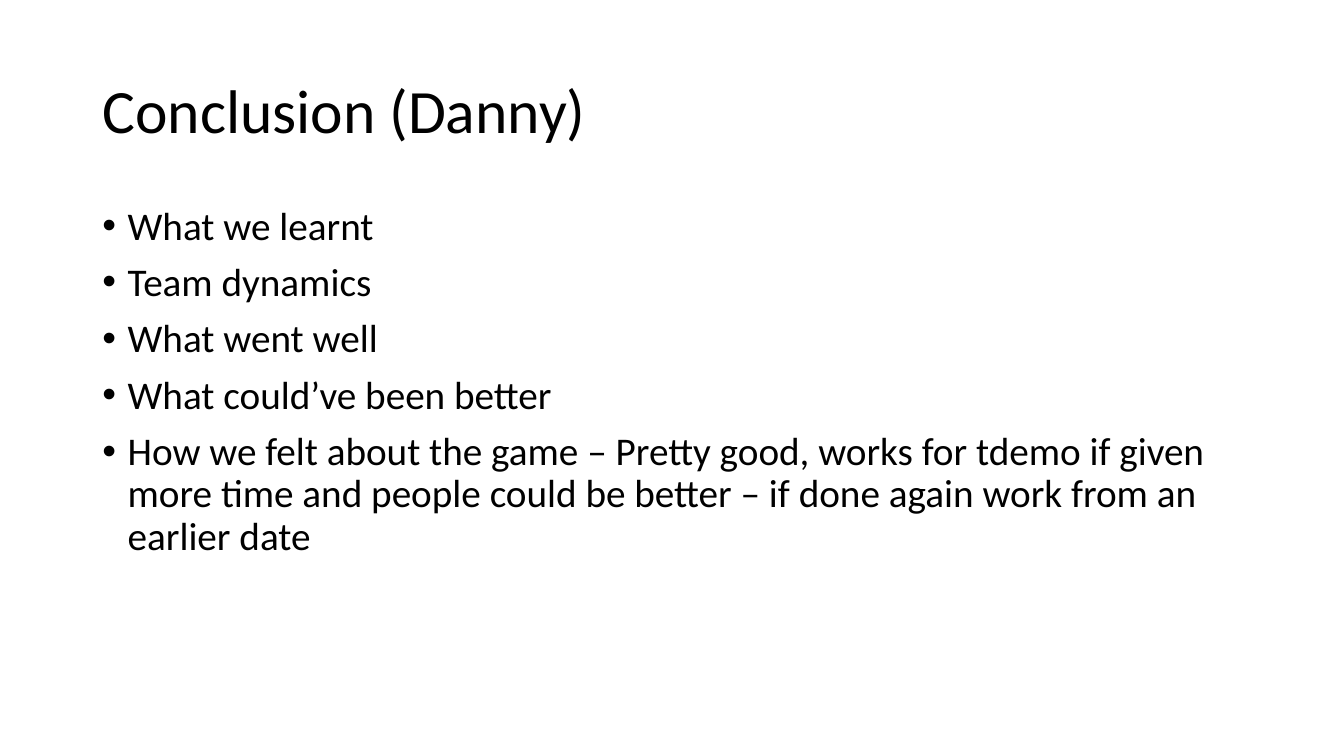
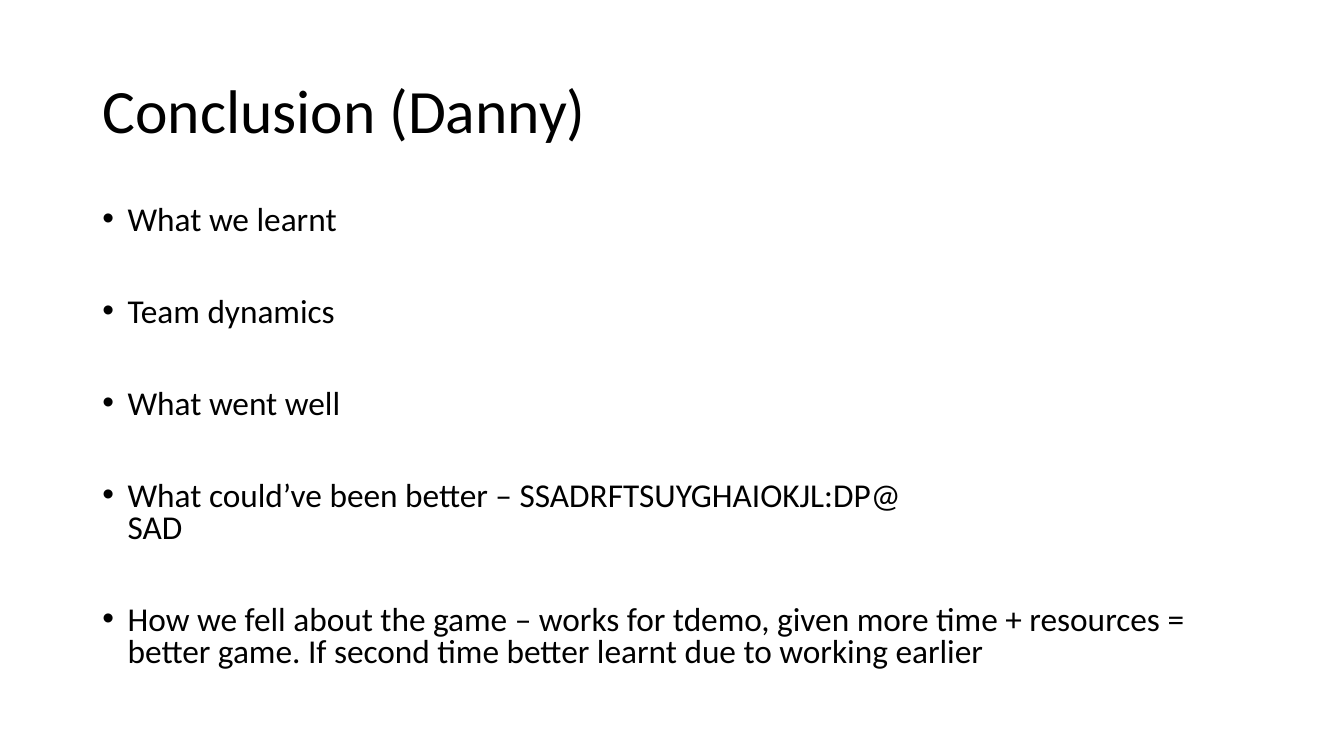
Before and after one commit to DannyStanley/TDEMO-, a slide deck: slide 12 of Video Presentation V2.pptx (slide 13 before the commit). Drawn at 1344x756 pixels with LibreOffice and Linux fonts; fonts in the diff are those of the drawing. Boxes give left, top, right and bottom in pixels: in the first picture for what was removed or moved away, otherwise in the second. Text is boxed around its words. In the diff, an @@ line names an element or a change of style, - is before the commit and + after.

```diff
--- a/Video Presentation V2.pptx
+++ b/Video Presentation V2.pptx
@@ text at <box>128,208,340,416</box>: size 28 to 23.8 pt in "What we learnt", "Team dynamics", "What went well"; line spacing 0.9 to 0.8 @@
@@ text at <box>128,483,1160,669</box>: text changed; size 28 to 23.8 pt @@
-• What could’ve been better
-• How we felt about the game – Pretty good, works for tdemo if given more time and people could be better – if done again work from an earlier date
+• What could’ve been better – SSADRFTSUYGHAIOKJL:DP@
+  SAD
+• How we fell about the game – works for tdemo, given more time + resources = better game. If second time better learnt due to working earlier
```
Also in this commit, not shown: 7 other slides changed, 1 slide removed.
